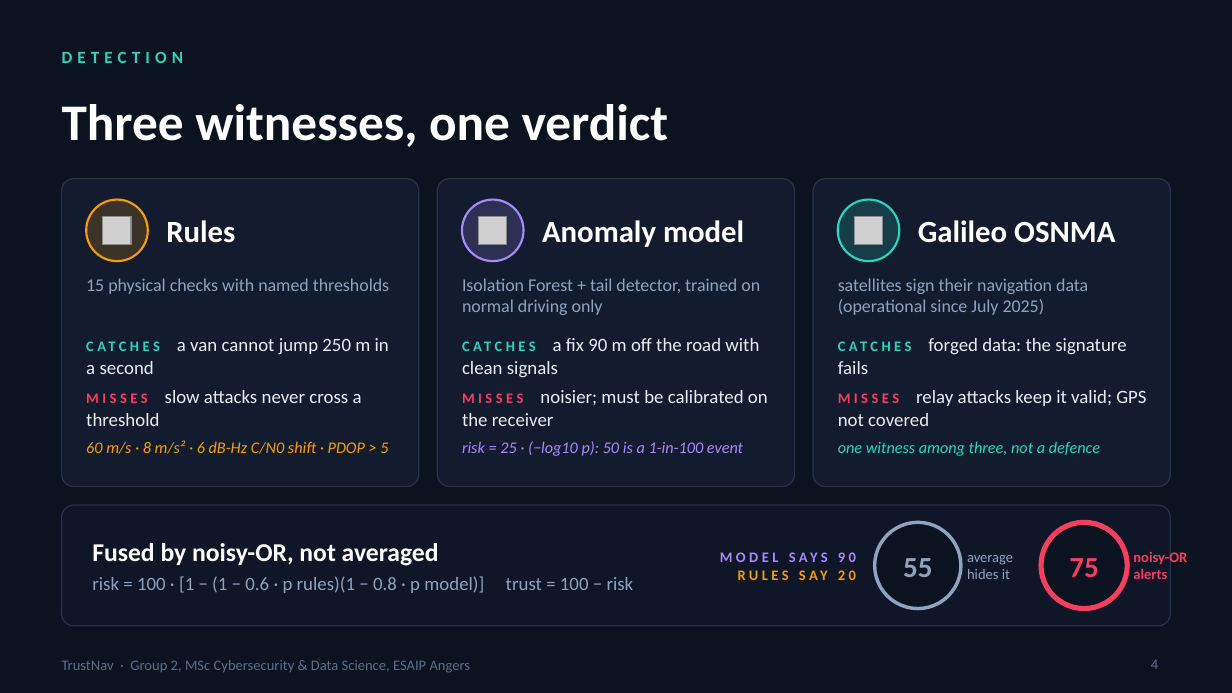
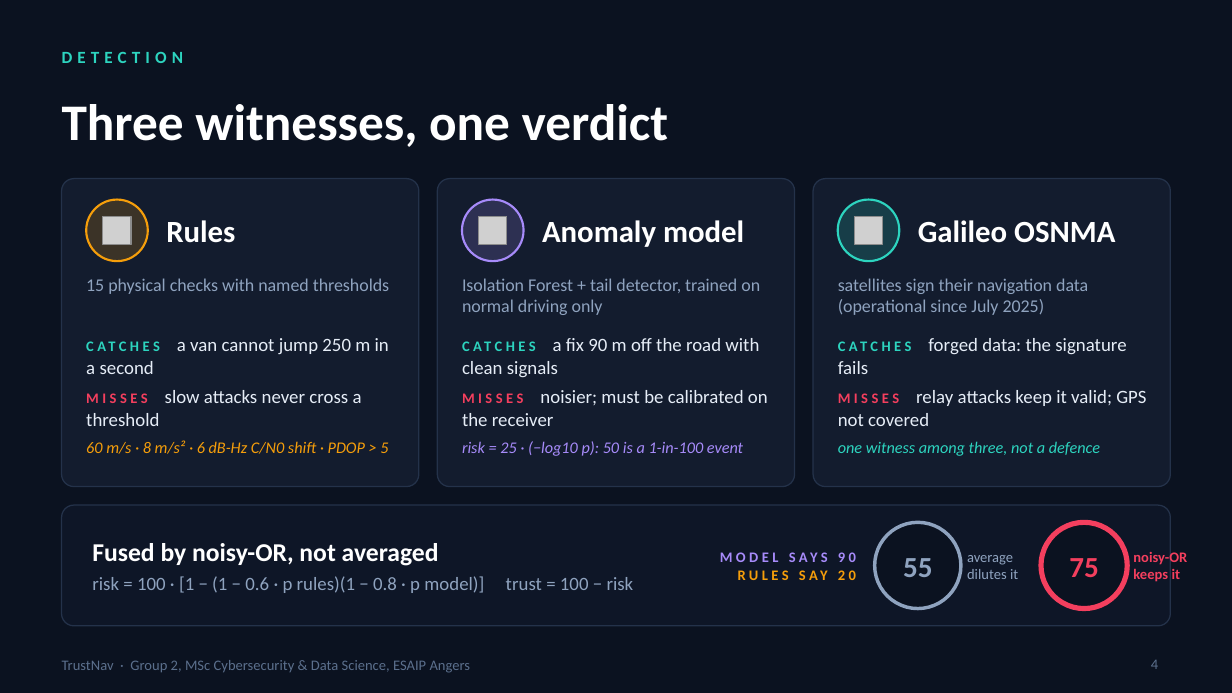
Before and after one commit to domail2karandeshmukh-cyber/trustnav, a slide deck: slide 4 of presentation/TrustNav_oral_deck.pptx. Drawn at 1232x693 pixels with LibreOffice and Linux fonts; fonts in the diff are those of the drawing; grey boxes stand for pictures. Boxes give left, top, right and bottom in pixels: in the first picture for what was removed or moved away, otherwise in the second. Text is boxed around its words. In the diff, an @@ line names an element or a change of style, - is before the commit and + after.

```diff
--- a/presentation/TrustNav_oral_deck.pptx
+++ b/presentation/TrustNav_oral_deck.pptx
@@ text at box(967, 569, 1018, 579): text changed @@
-hides it
+dilutes it
@@ text at box(1133, 568, 1181, 582): text changed @@
-alerts
+keeps it
```
Also in this commit, not shown: 11 other files.
